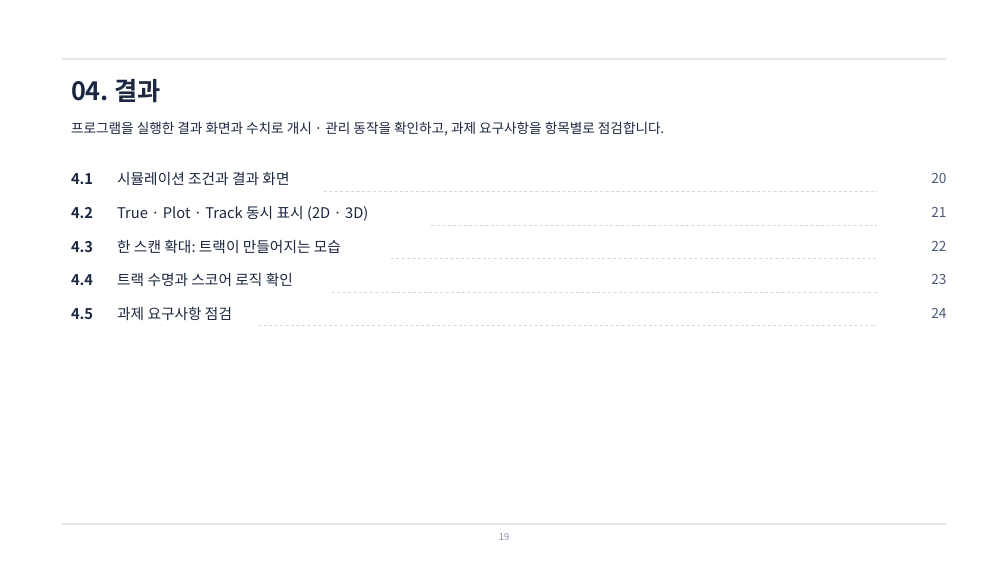
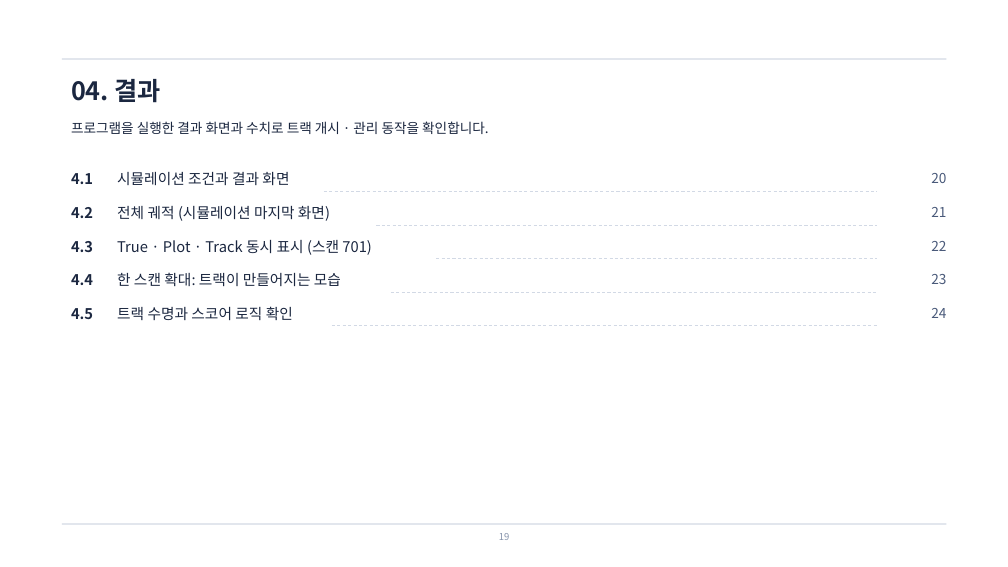
Before and after one commit to harley-hwan/radar-sw-study, a slide deck: slide 19 of Part5_Track_Init_Mgmt/ref/산출물/Chapter5_TrackInitMgmt.pptx. Drawn at 1008x567 pixels with LibreOffice and Linux fonts; fonts in the diff are those of the drawing. Boxes give left, top, right and bottom in pixels: in the first picture for what was removed or moved away, otherwise in the second. Text is boxed around its words. In the diff, an @@ line names an element or a change of style, - is before the commit and + after.

```diff
--- a/Part5_Track_Init_Mgmt/ref/산출물/Chapter5_TrackInitMgmt.pptx
+++ b/Part5_Track_Init_Mgmt/ref/산출물/Chapter5_TrackInitMgmt.pptx
@@ text at [71,121,488,134]: text changed @@
-프로그램을 실행한 결과 화면과 수치로 개시 · 관리 동작을 확인하고, 과제 요구사항을 항목별로 점검합니다.
+프로그램을 실행한 결과 화면과 수치로 트랙 개시 · 관리 동작을 확인합니다.
@@ text at [117,206,330,221]: text changed @@
-True · Plot · Track 동시 표시 (2D · 3D)
+전체 궤적 (시뮬레이션 마지막 화면)
@@ line moved from (432, 225) - (877, 225) to (377, 225) - (877, 225) @@
@@ text added at [117,240,371,255], 14 pt, text #1B2740 @@
+True · Plot · Track 동시 표시 (스캔 701)
@@ line moved from (391, 259) - (877, 259) to (436, 259) - (877, 259) @@
@@ text "한 스캔 확대: 트랙이 만들어지는 ...": place and size @@
-text "한 스캔 확대: 트랙이 만들어지는 ..." at [117,239,341,253]
+text "한 스캔 확대: 트랙이 만들어지는 ..." at [117,272,341,286]
@@ line moved from (332, 292) - (877, 292) to (391, 292) - (877, 292) @@
@@ text "트랙 수명과 스코어 로직 확인": place and size @@
-text "트랙 수명과 스코어 로직 확인" at [117,272,293,286]
+text "트랙 수명과 스코어 로직 확인" at [117,306,293,320]
@@ text removed at [117,306,232,320] @@
-과제 요구사항 점검
@@ line moved from (259, 326) - (877, 326) to (332, 326) - (877, 326) @@
```
Also in this commit, not shown: 3 other slides changed, 1 slide added, 1 slide removed, 17 other files.
